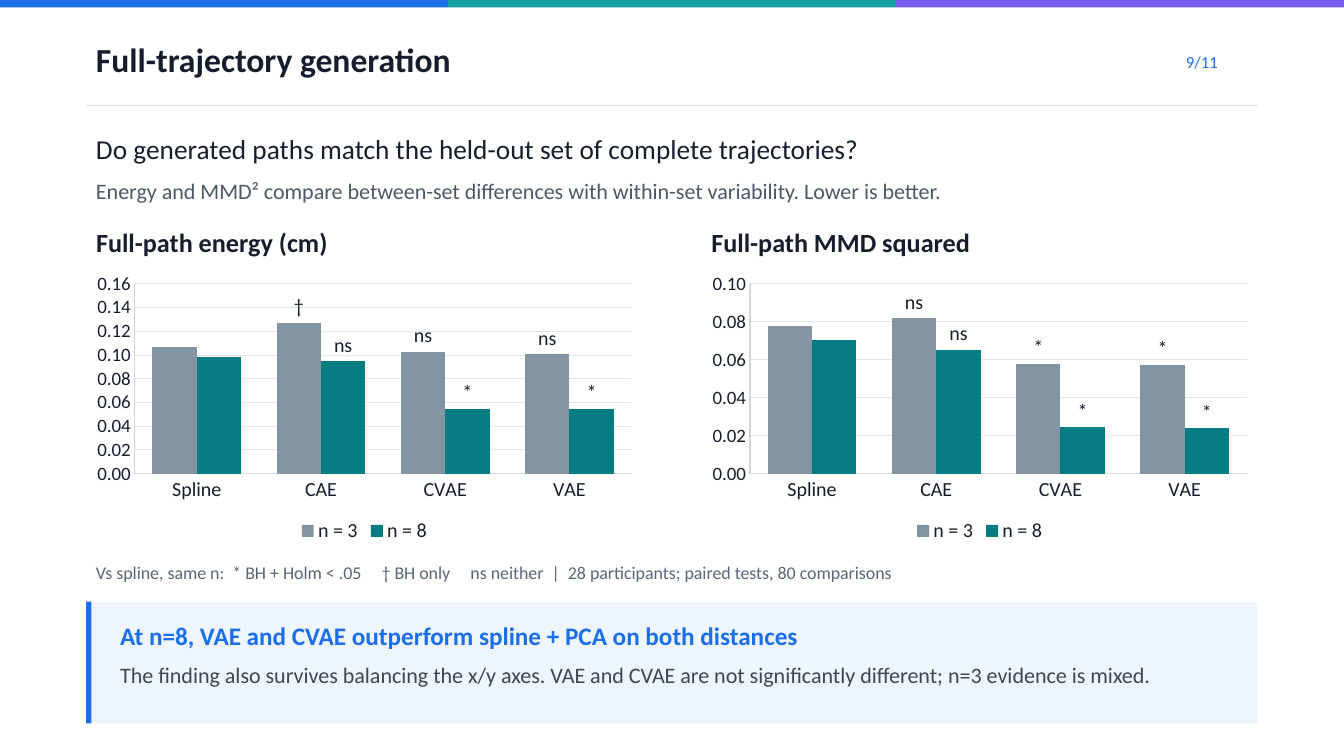
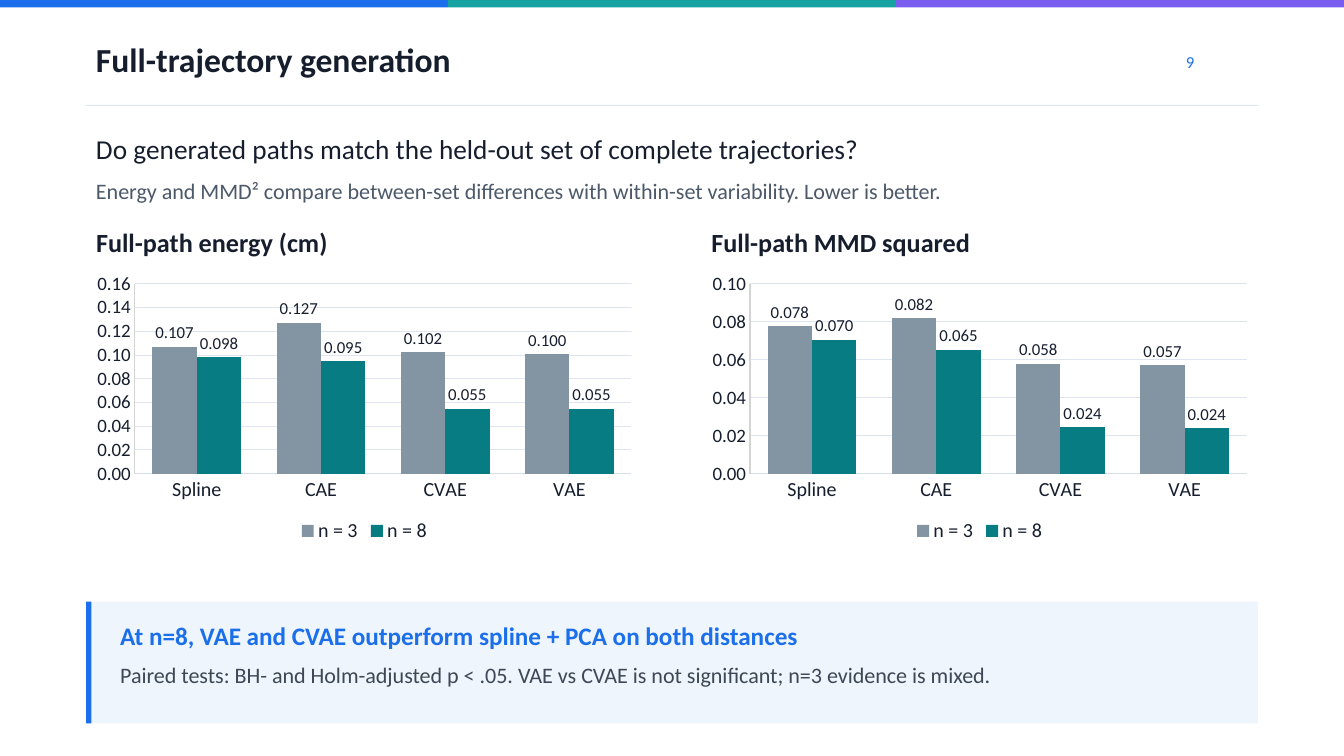
Before and after one commit to pazflashner/interception-movements-dl, a slide deck: slide 9 of demo/Presentation_Demo.pptx. Drawn at 1344x756 pixels with LibreOffice and Linux fonts; fonts in the diff are those of the drawing. Boxes give left, top, right and bottom in pixels: in the first picture for what was removed or moved away, otherwise in the second. Text is boxed around its words. In the diff, an @@ line names an element or a change of style, - is before the commit and + after.

Commit message:
Simplify presentation charts and clarify fingerprint presets

```diff
--- a/demo/Presentation_Demo.pptx
+++ b/demo/Presentation_Demo.pptx
@@ text at [1186, 57, 1194, 68]: text changed @@
-9/11
+9
@@ column chart at [86, 267, 642, 547] @@
@@ data labels of n = 3 changed @@
@@ data labels of n = 8 changed @@
@@ column chart at [702, 267, 1258, 547] @@
@@ data labels of n = 3 changed @@
@@ data labels of n = 8 changed @@
@@ text removed at [96, 566, 892, 582] @@
-Vs spline, same n: * BH + Holm < .05 † BH only ns neither | 28 participants; paired tests, 80 comparisons
@@ text at [120, 667, 991, 687]: text changed @@
-The finding also survives balancing the x/y axes. VAE and CVAE are not significantly different; n=3 evidence is mixed.
+Paired tests: BH- and Holm-adjusted p < .05. VAE vs CVAE is not significant; n=3 evidence is mixed.
```
Also in this commit, not shown: 2 other slides changed, 1 slide added, 7 other files.
